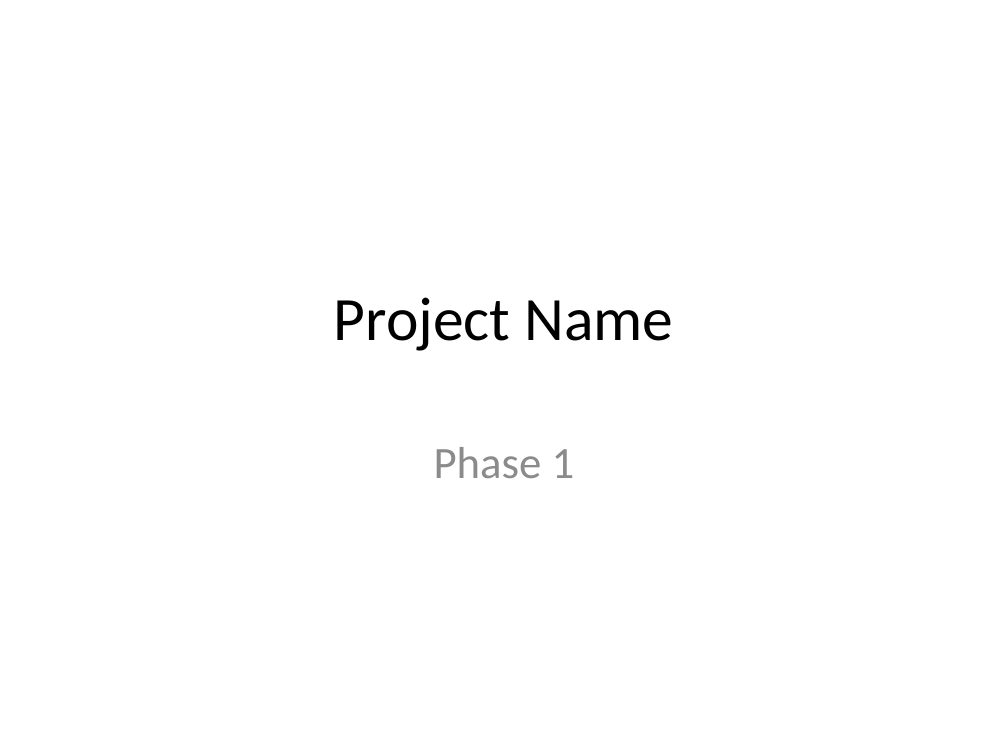
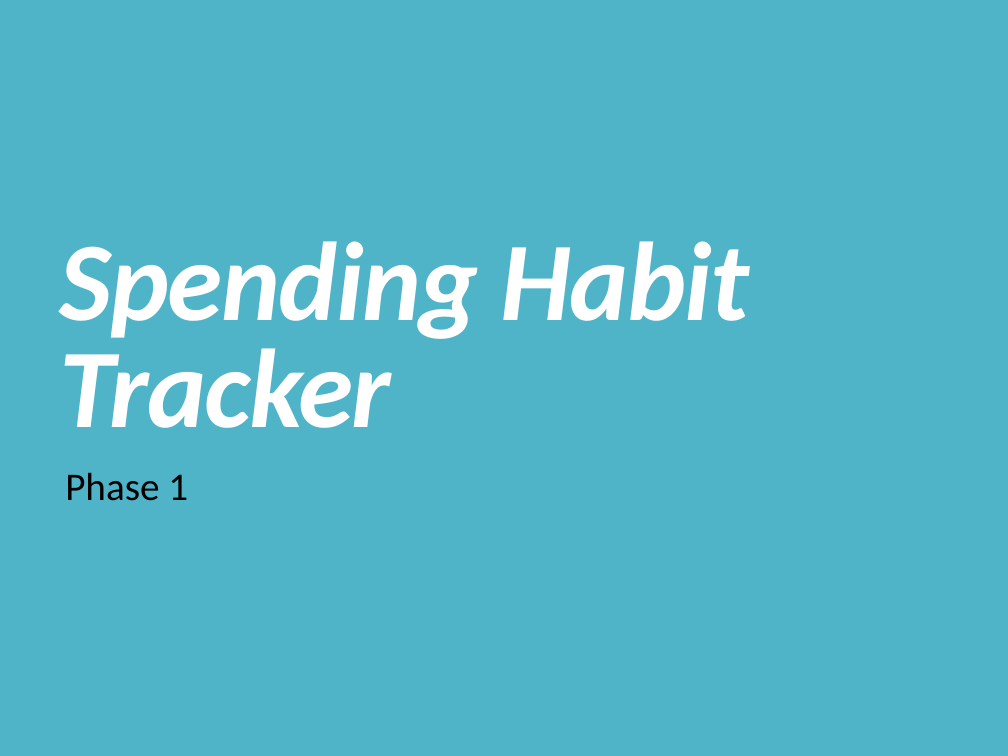
Before and after one commit to Buesse7310/Project-Alex-Roma-Nick-Eva-, a slide deck: slide 1 of docs/phase1/Spending_Habit_Tracker_Phase1.pptx. Drawn at 1008x756 pixels with LibreOffice and Linux fonts; fonts in the diff are those of the drawing; background and template pictures are left out. Boxes give left, top, right and bottom in pixels: in the first picture for what was removed or moved away, otherwise in the second. Text is boxed around its words. In the diff, an @@ line names an element or a change of style, - is before the commit and + after.

Commit message:
Update Spending_Habit_Tracker_Phase1.pptx
Please add or change whatever you think would make it better

```diff
--- a/docs/phase1/Spending_Habit_Tracker_Phase1.pptx
+++ b/docs/phase1/Spending_Habit_Tracker_Phase1.pptx
@@ background #FFFFFF to picture (left out) @@
@@ rectangle added at [0,0,1008,756], fill #50B4C8 @@
@@ title "Spending Habit Tracker" at [60,241,750,428]: vertical alignment middle to bottom @@
@@ title at [60,241,750,428]: text changed; size 44 to 80 pt; text colour #000000 to #FFFFFF; bold on; italic on @@
-Project Name
+Spending Habit Tracker
@@ subtitle "Phase 1": place and size @@
-subtitle "Phase 1" at [434,447,575,478]
+subtitle "Phase 1" at [65,472,188,501]
@@ subtitle "Phase 1" at [65,472,188,501]: size 32 to 28 pt, text colour #8C8C8C to #000000; alignment centre to left; line spacing 1 to 0.85; more space between paragraphs @@
```
Also in this commit, not shown: 11 other slides changed.
